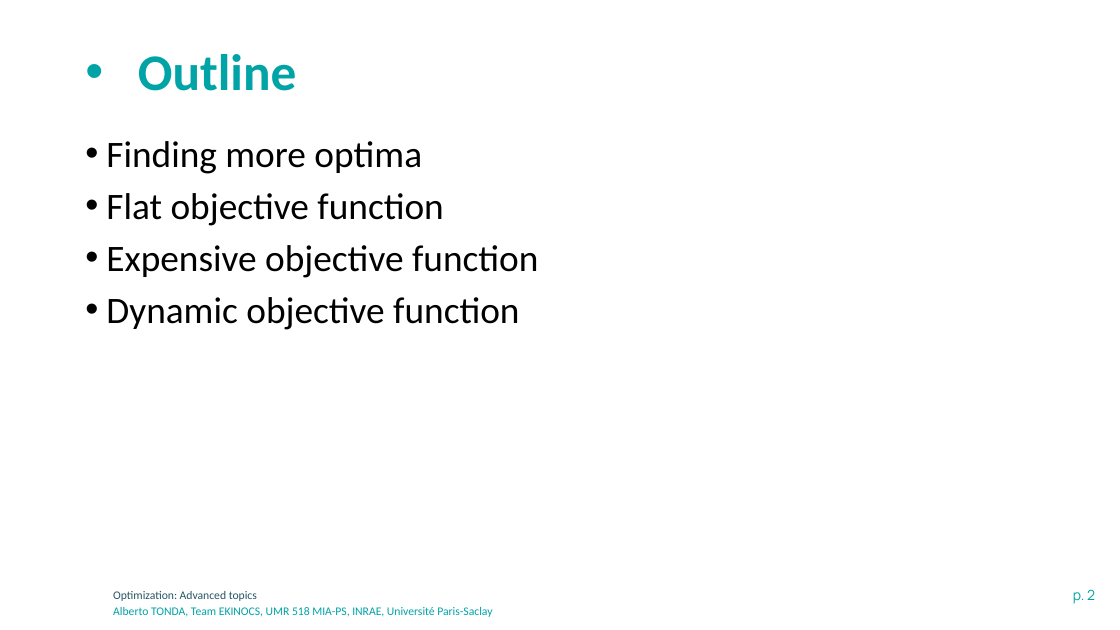
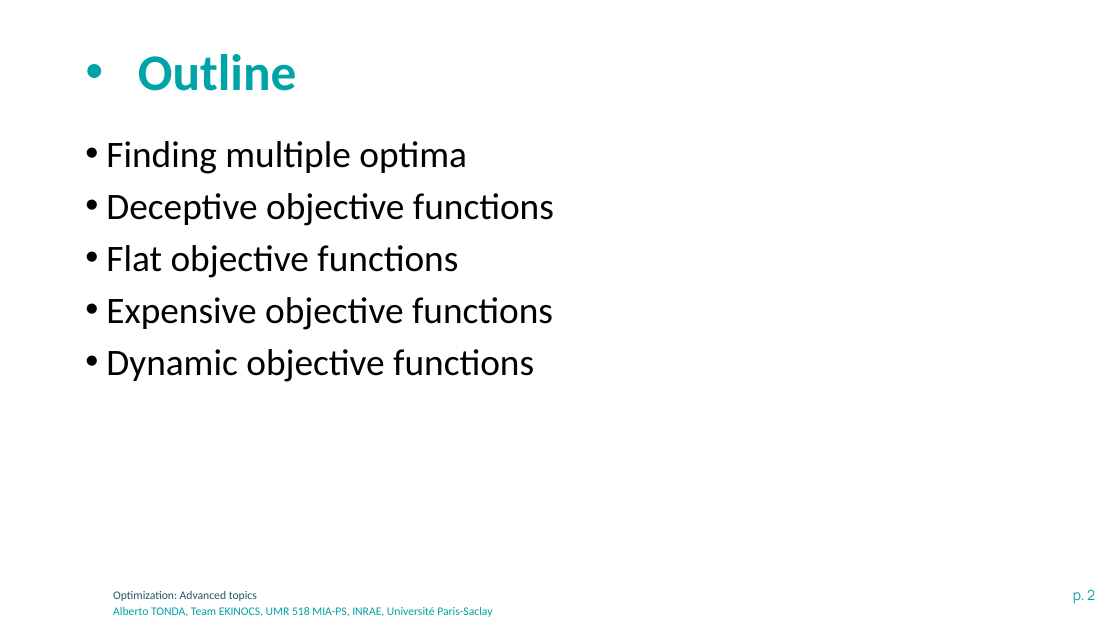
Before and after one commit to albertotonda/teaching, a slide deck: slide 2 of optimization-methods-for-artificial-intelligence/optimization-advanced.pptx. Drawn at 1120x630 pixels with LibreOffice and Linux fonts; fonts in the diff are those of the drawing; background and template pictures are left out. Boxes give left, top, right and bottom in pixels: in the first picture for what was removed or moved away, otherwise in the second. Text is boxed around its words. In the diff, an @@ line names an element or a change of style, - is before the commit and + after.

```diff
--- a/optimization-methods-for-artificial-intelligence/optimization-advanced.pptx
+++ b/optimization-methods-for-artificial-intelligence/optimization-advanced.pptx
@@ text at [106, 141, 554, 382]: text changed @@
-• Finding more optima
-• Flat objective function
-• Expensive objective function
-• Dynamic objective function
+• Finding multiple optima
+• Deceptive objective functions
+• Flat objective functions
+• Expensive objective functions
+• Dynamic objective functions
```
Also in this commit, not shown: 3 other slides changed, 13 slides added, 1 slide removed, 6 other files.
